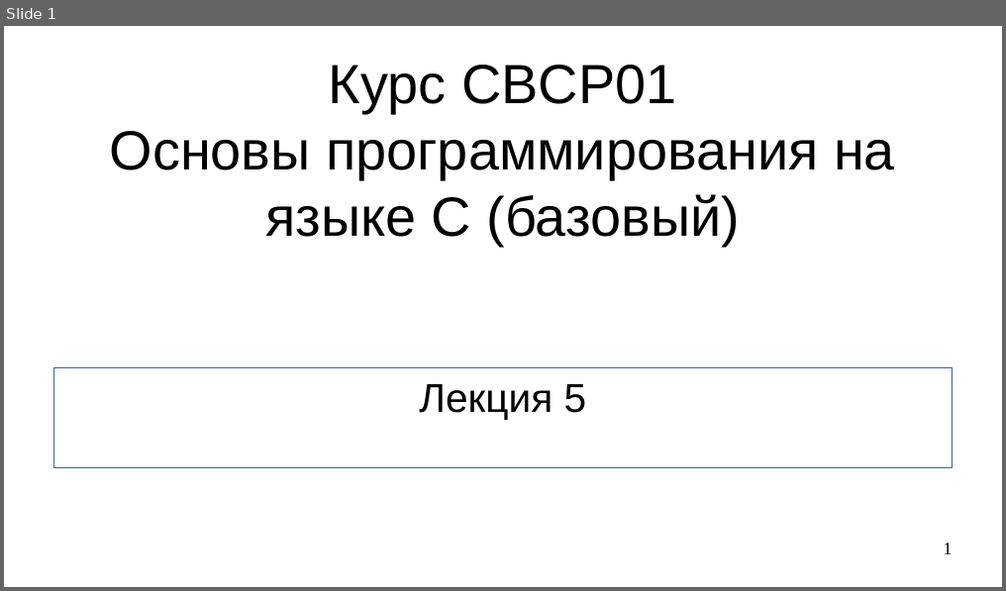
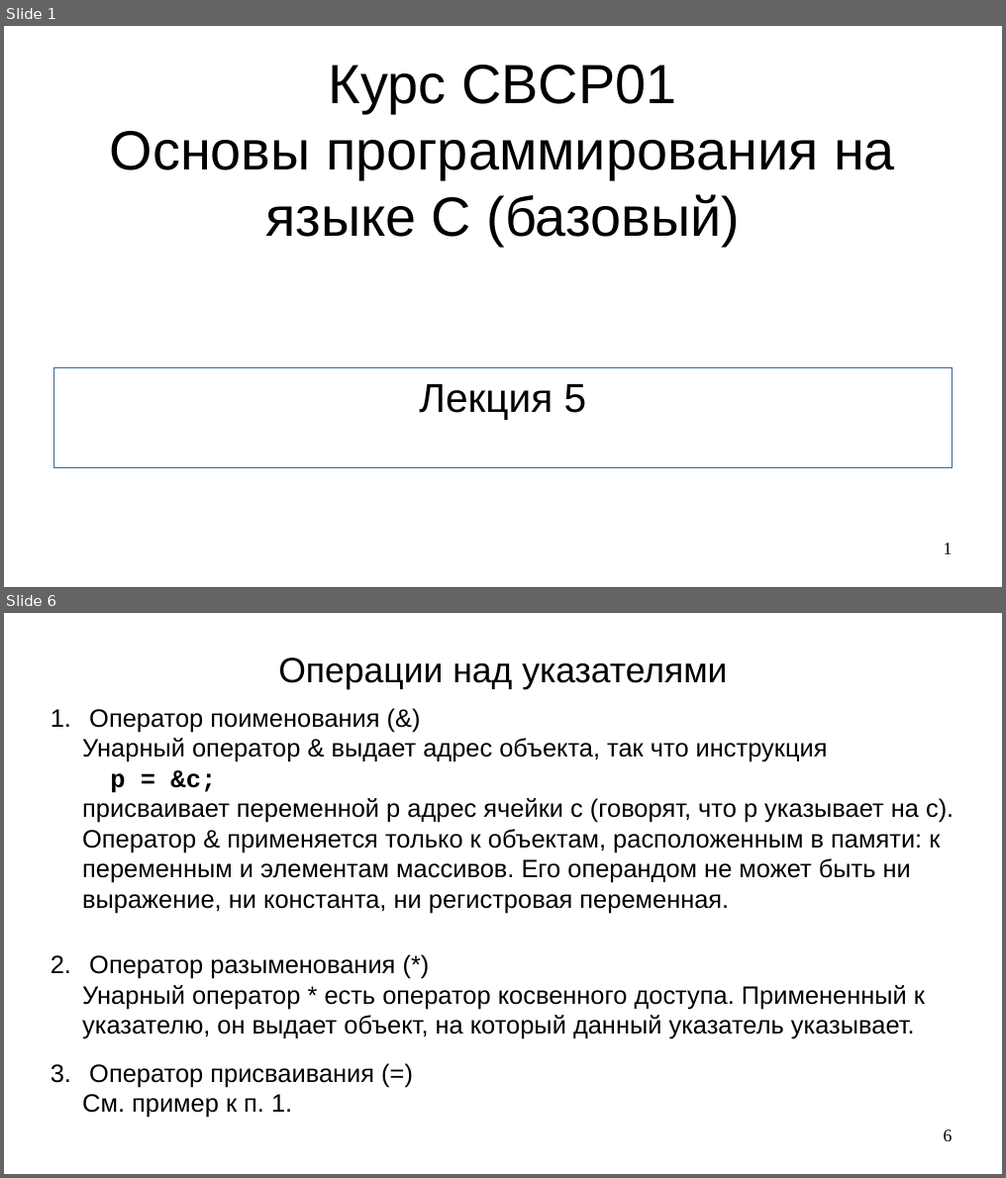
Before and after one commit to steelcraft/stud-lab, a slide deck: Лекции/CBCP01#L5.odp. Shown one above the other, each under a label of ours: slide 1 before the commit, slides 1 and 6 after it; the slides between them are not shown. The pictures are 1006x591 and 1006x1178 pixels, drawn with LibreOffice and Linux fonts; fonts in the diff are those of the drawing. Boxes give left, top, right and bottom in pixels: in the first picture for what was removed or moved away, otherwise in the second. Text is boxed around its words. In the diff, an @@ line names an element or a change of style, - is before the commit and + after.

```diff
--- a/Лекции/CBCP01#L5.odp
+++ b/Лекции/CBCP01#L5.odp
@@ slide 6 added at (4,613,1002,1174), background #FFFFFF @@
@@ title added at (278,658,727,689), 28 pt, text #000000 @@
+Операции над указателями
@@ text added at (82,709,953,1118), 20 pt, text #000000 @@
+1. Оператор поименования (&)
+   Унарный оператор & выдает адрес объекта, так что инструкция
+   р = &с;
+   присваивает переменной p адрес ячейки c (говорят, что р указывает на с).
+   Оператор & применяется только к объектам, расположенным в памяти: к переменным и элементам массивов. Его операндом не может быть ни выражение, ни константа, ни регистровая переменная.
+2. Оператор разыменования (*)
+   Унарный оператор * есть оператор косвенного доступа. Примененный к указателю, он выдает объект, на который данный указатель указывает.
+3. Оператор присваивания (=)
+   См. пример к п. 1.
@@ page number added at (944,1130,952,1142), 14 pt, text #000000 @@
+6
```
Also in this commit, not shown: 17 other slides added.
